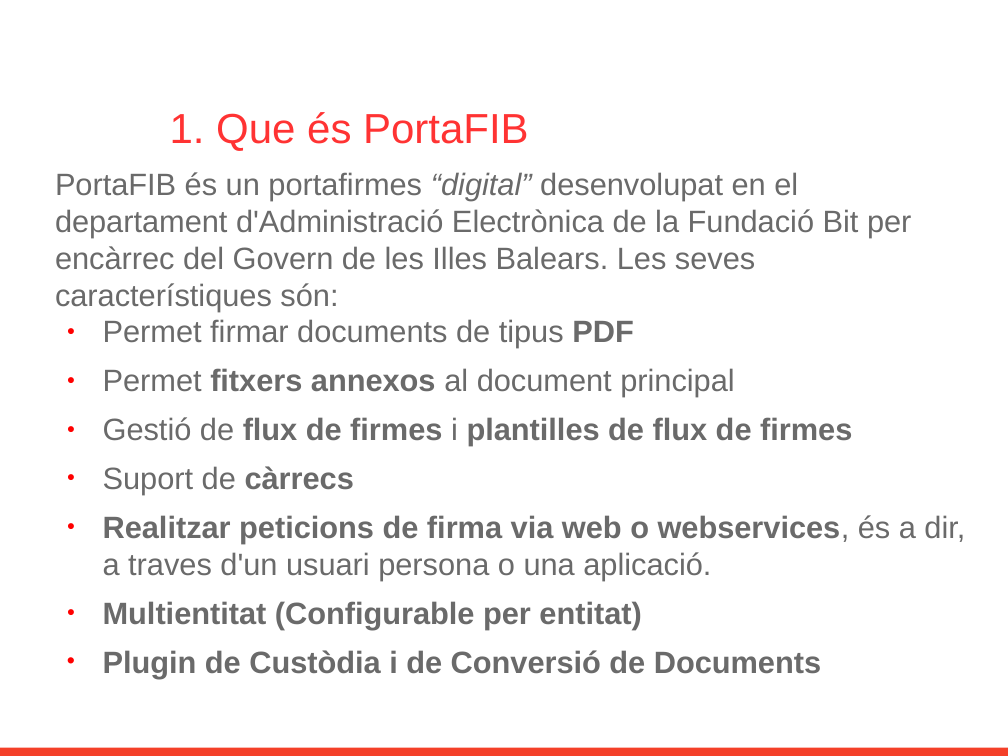
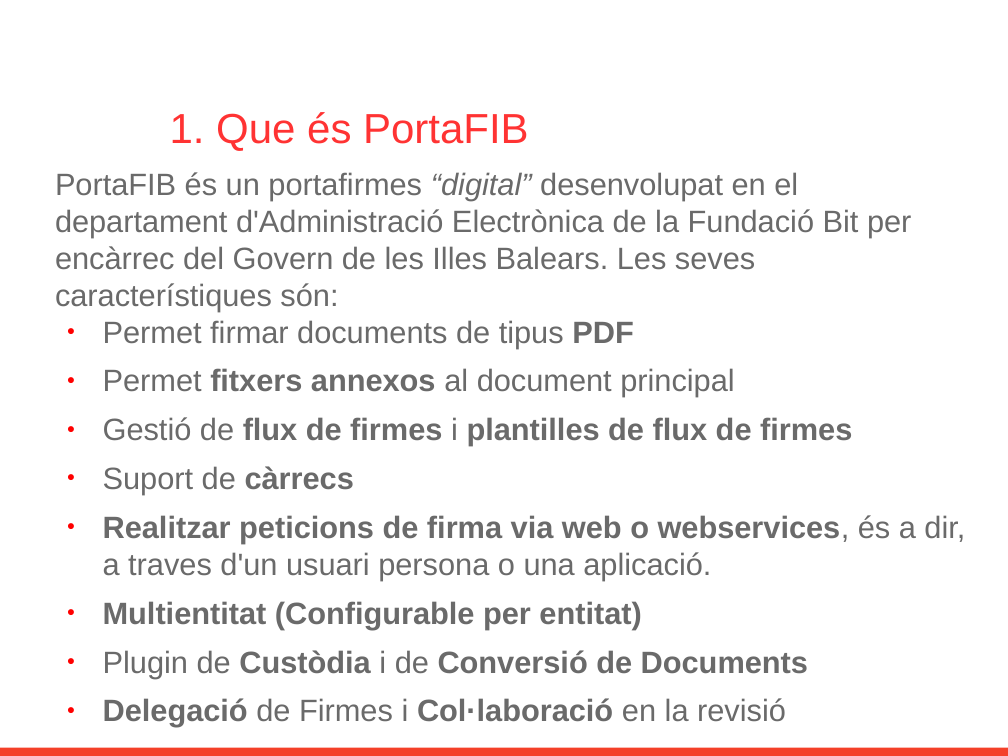
Before and after one commit to GovernIB/portafib, a slide deck: slide 2 of doc/Introduccio_Basica_PortaFIB.odp. Drawn at 1008x756 pixels with LibreOffice and Linux fonts; fonts in the diff are those of the drawing; background and template pictures are left out. Boxes give left, top, right and bottom in pixels: in the first picture for what was removed or moved away, otherwise in the second. Text is boxed around its words. In the diff, an @@ line names an element or a change of style, - is before the commit and + after.

```diff
--- a/doc/Introduccio_Basica_PortaFIB.odp
+++ b/doc/Introduccio_Basica_PortaFIB.odp
@@ text at (103,650,808,678): bold off in "Plugin de i de"; bullet • to ● @@
@@ text at (103,698,786,727): paragraph added @@
+● Delegació de Firmes i Col·laboració en la revisió
```
Also in this commit, not shown: 8 other slides changed, 2 slides added, 1 slide removed, 2 other files.
